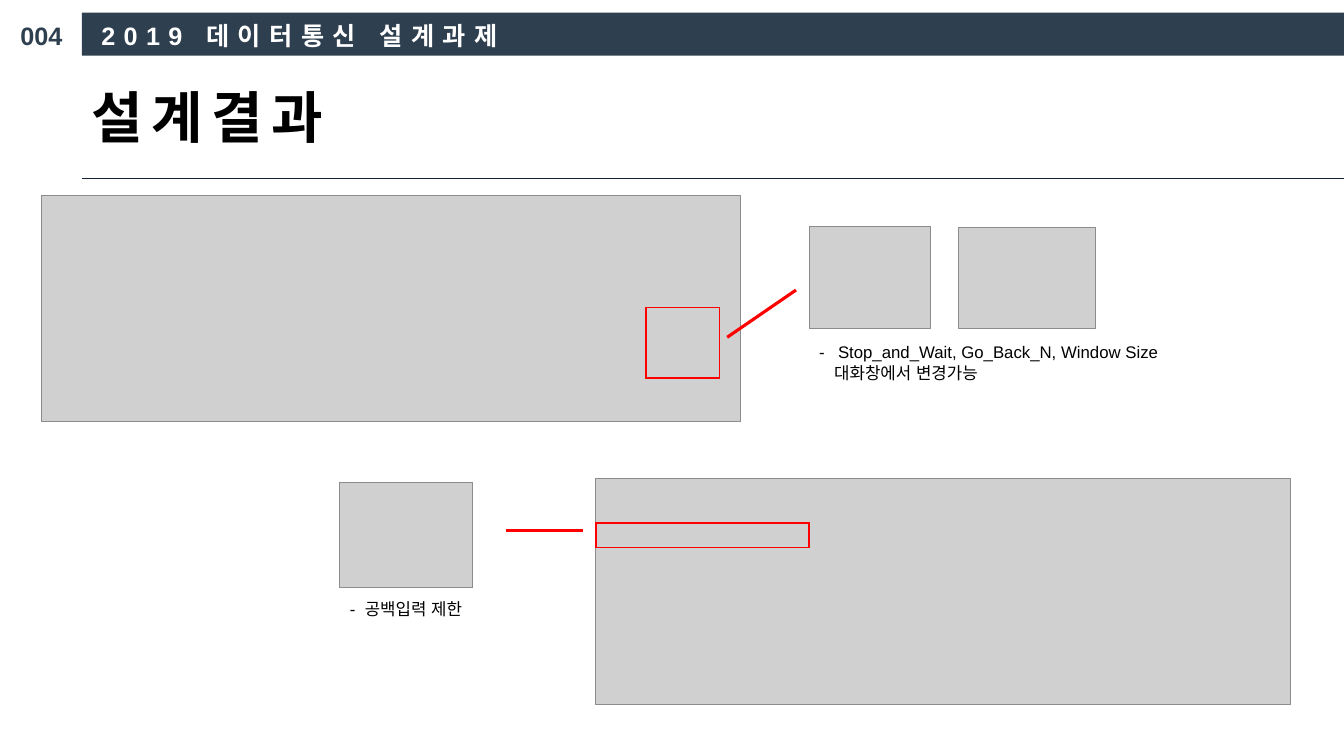
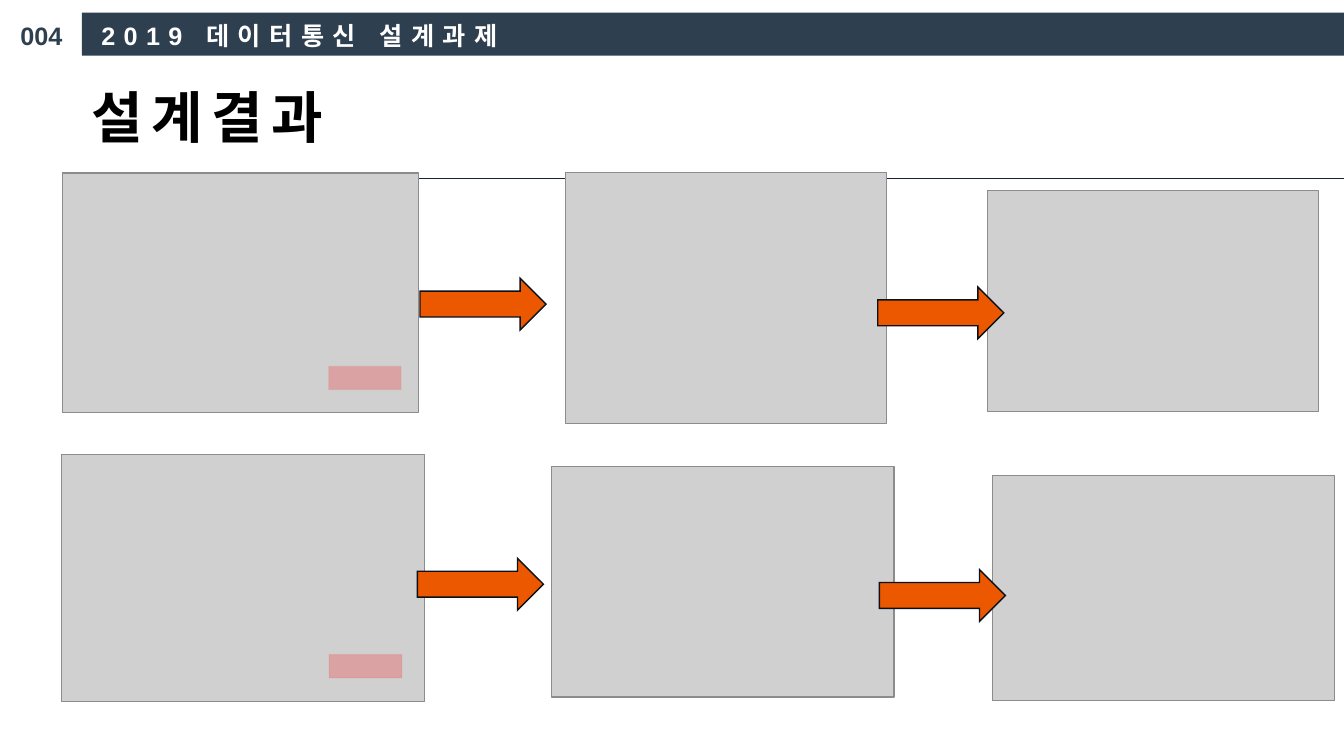
Before and after one commit to chattermproject2019/chatting_TCP, a slide deck: slide 45 of 4조 데이터통신 발표 PPT.pptx (slide 43 before the commit). Drawn at 1344x756 pixels with LibreOffice and Linux fonts; fonts in the diff are those of the drawing; grey boxes stand for pictures. Boxes give left, top, right and bottom in pixels: in the first picture for what was removed or moved away, otherwise in the second. Text is boxed around its words. In the diff, an @@ line names an element or a change of style, - is before the commit and + after.

```diff
--- a/4조 데이터통신 발표 PPT.pptx
+++ b/4조 데이터통신 발표 PPT.pptx
@@ picture added at bbox=[63, 173, 418, 413] @@
@@ picture added at bbox=[566, 173, 887, 423] @@
@@ picture removed at bbox=[42, 196, 741, 421] @@
@@ picture added at bbox=[987, 191, 1318, 412] @@
@@ picture removed at bbox=[810, 227, 932, 329] @@
@@ picture removed at bbox=[959, 228, 1095, 329] @@
@@ right arrow added at bbox=[420, 278, 546, 330], fill #EB5800, outline #0B111B 1 pt @@
@@ line removed from (727, 338) to (797, 290) @@
@@ right arrow added at bbox=[878, 287, 1004, 339], fill #EB5800, outline #0B111B 1 pt @@
@@ rectangle removed at bbox=[646, 308, 720, 378] @@
@@ text removed at bbox=[834, 346, 1158, 381] @@
-– Stop_and_Wait, Go_Back_N, Window Size
-대화창에서 변경가능
@@ rectangle added at bbox=[329, 366, 401, 389], fill #FF0000 at 22% opacity, outline #FF0000 1 pt @@
@@ picture added at bbox=[62, 455, 424, 703] @@
@@ picture added at bbox=[552, 467, 894, 698] @@
@@ picture removed at bbox=[596, 479, 1291, 705] @@
@@ picture added at bbox=[992, 475, 1335, 701] @@
@@ picture removed at bbox=[340, 482, 473, 588] @@
@@ line removed from (506, 530) to (583, 530) @@
@@ rectangle removed at bbox=[596, 523, 810, 547] @@
@@ right arrow added at bbox=[417, 559, 543, 610], fill #EB5800, outline #0B111B 1 pt @@
@@ right arrow added at bbox=[879, 570, 1005, 621], fill #EB5800, outline #0B111B 1 pt @@
@@ text removed at bbox=[365, 601, 462, 617] @@
-- 공백입력 제한
@@ rectangle added at bbox=[330, 654, 402, 678], fill #FF0000 at 22% opacity, outline #FF0000 1 pt @@
```
Also in this commit, not shown: 6 other slides changed, 4 slides added, 1 slide removed, 1 other file.
